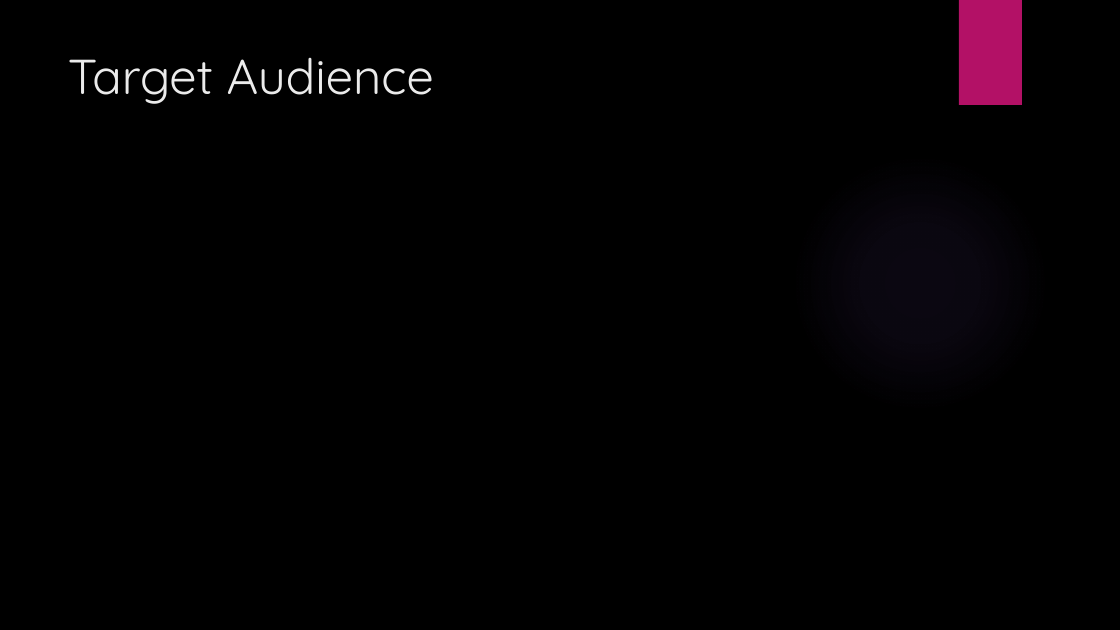
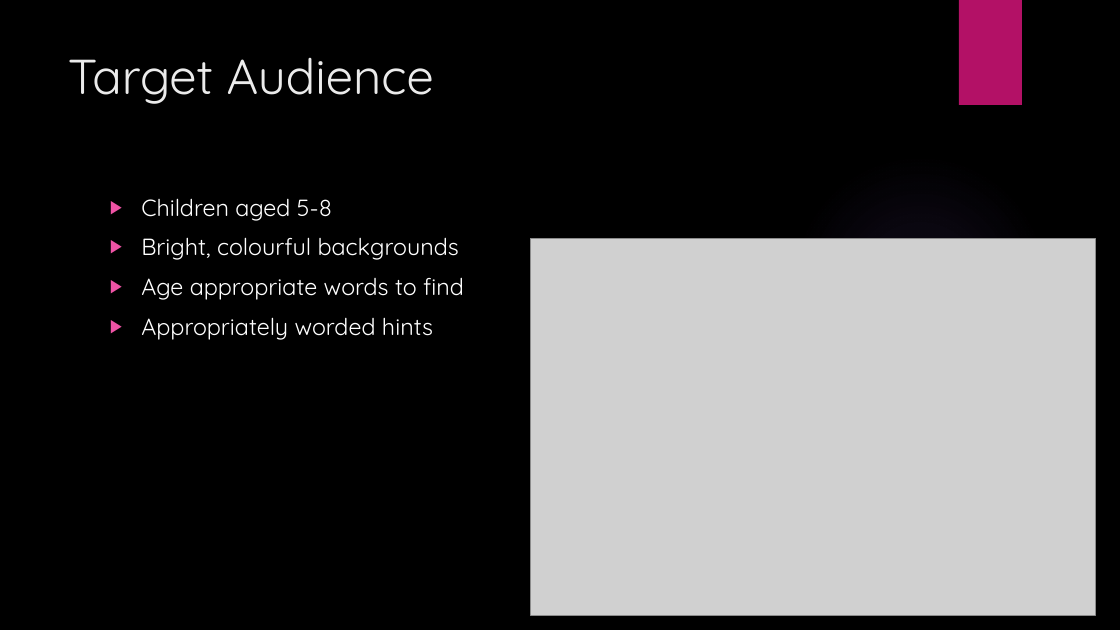
Before and after one commit to JMozza/Team-Skyrim, a slide deck: slide 5 of tgp powerpoint.pptx. Drawn at 1120x630 pixels with LibreOffice and Linux fonts; fonts in the diff are those of the drawing; grey boxes stand for pictures; background and template pictures are left out. Boxes give left, top, right and bottom in pixels: in the first picture for what was removed or moved away, otherwise in the second. Text is boxed around its words. In the diff, an @@ line names an element or a change of style, - is before the commit and + after.

```diff
--- a/tgp powerpoint.pptx
+++ b/tgp powerpoint.pptx
@@ text added at (141, 198, 464, 340), 20 pt, text #FFFFFF @@
+▶ Children aged 5-8
+▶ Bright, colourful backgrounds
+▶ Age appropriate words to find
+▶ Appropriately worded hints
@@ picture added at (530, 239, 1096, 616) @@
```
Also in this commit, not shown: 7 other slides changed, 6 other files.
